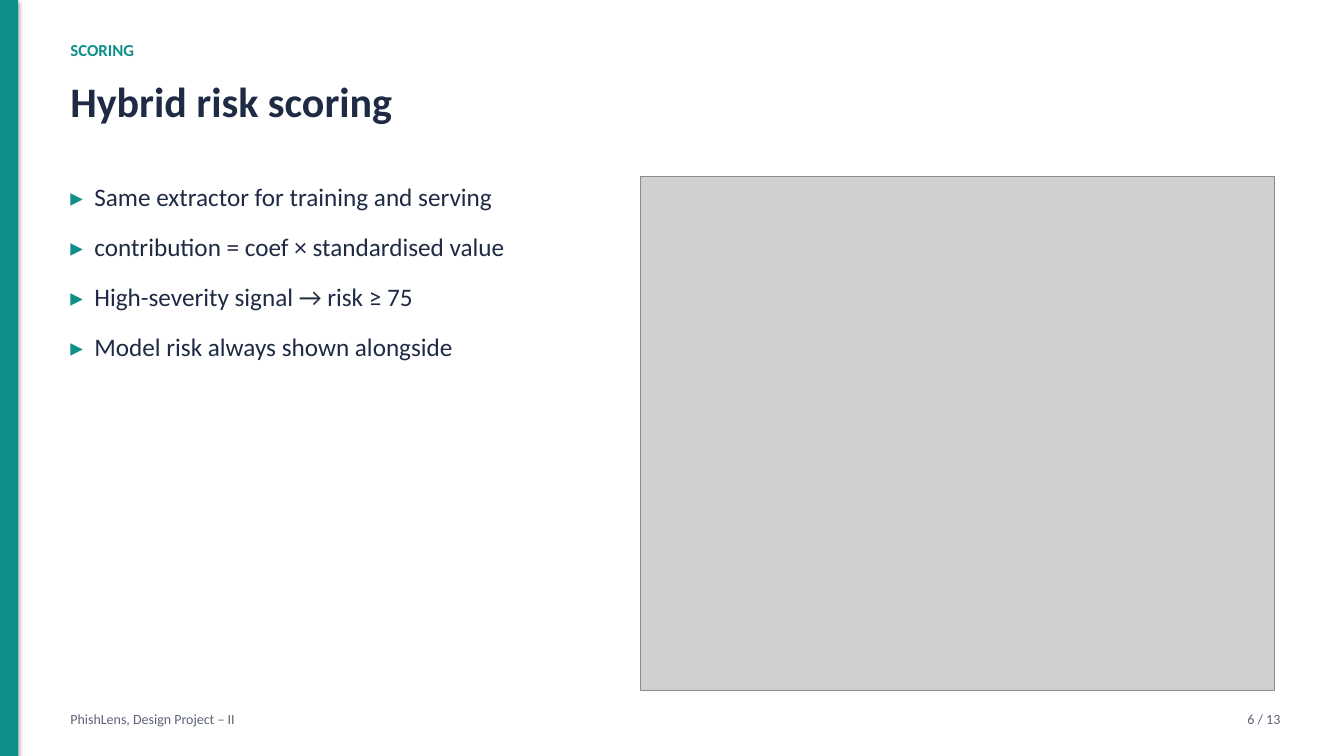
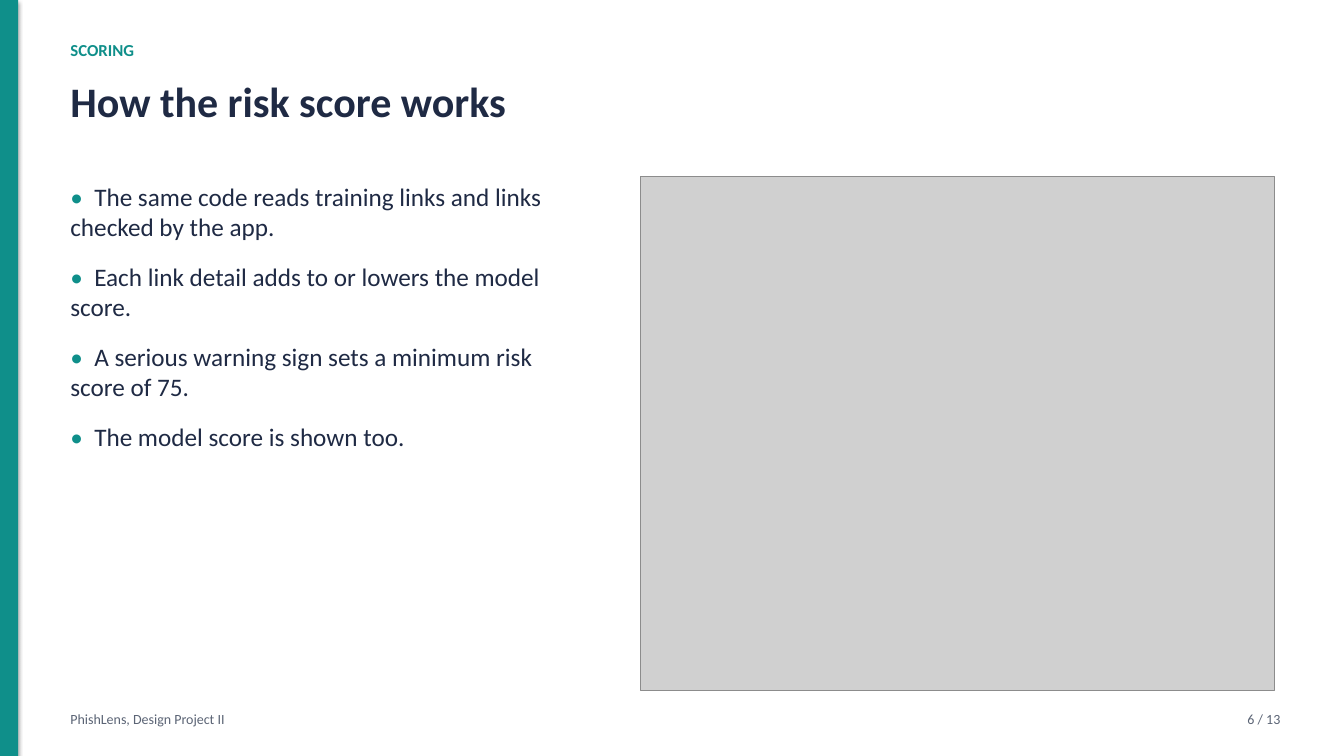
Before and after one commit to harshacreate/PhishLens, a slide deck: slide 6 of report/PhishLens_Presentation.pptx. Drawn at 1344x756 pixels with LibreOffice and Linux fonts; fonts in the diff are those of the drawing; grey boxes stand for pictures. Boxes give left, top, right and bottom in pixels: in the first picture for what was removed or moved away, otherwise in the second. Text is boxed around its words. In the diff, an @@ line names an element or a change of style, - is before the commit and + after.

```diff
--- a/report/PhishLens_Presentation.pptx
+++ b/report/PhishLens_Presentation.pptx
@@ text at [70,87,506,118]: text changed @@
-Hybrid risk scoring
+How the risk score works
@@ text at [70,188,541,446]: text changed @@
-▸ Same extractor for training and serving
-▸ contribution = coef × standardised value
-▸ High-severity signal → risk ≥ 75
-▸ Model risk always shown alongside
+• The same code reads training links and links checked by the app.
+• Each link detail adds to or lowers the model score.
+• A serious warning sign sets a minimum risk score of 75.
+• The model score is shown too.
@@ text at [70,714,225,727]: text changed @@
-PhishLens, Design Project – II
+PhishLens, Design Project II
```
Also in this commit, not shown: 12 other slides changed, 16 other files.
